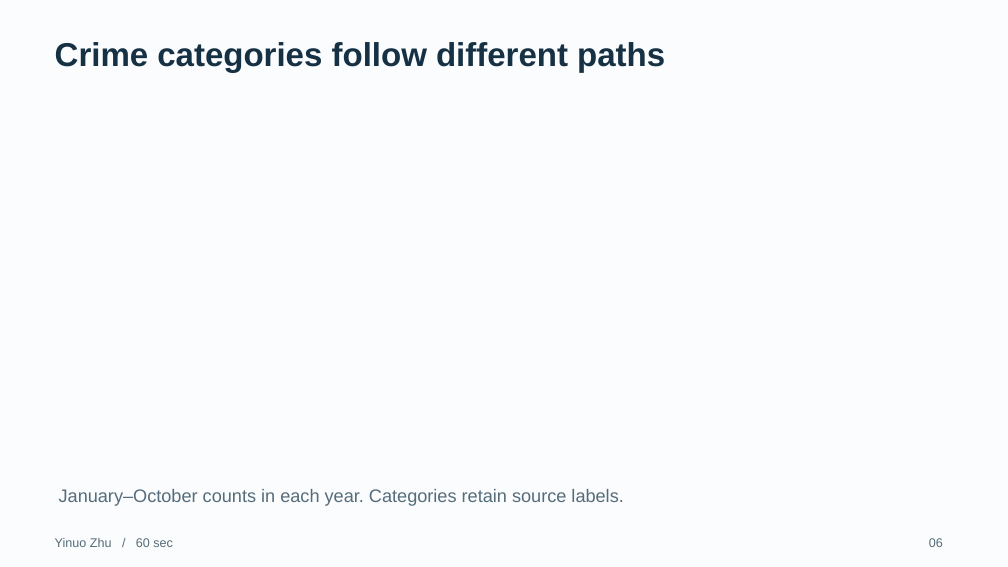
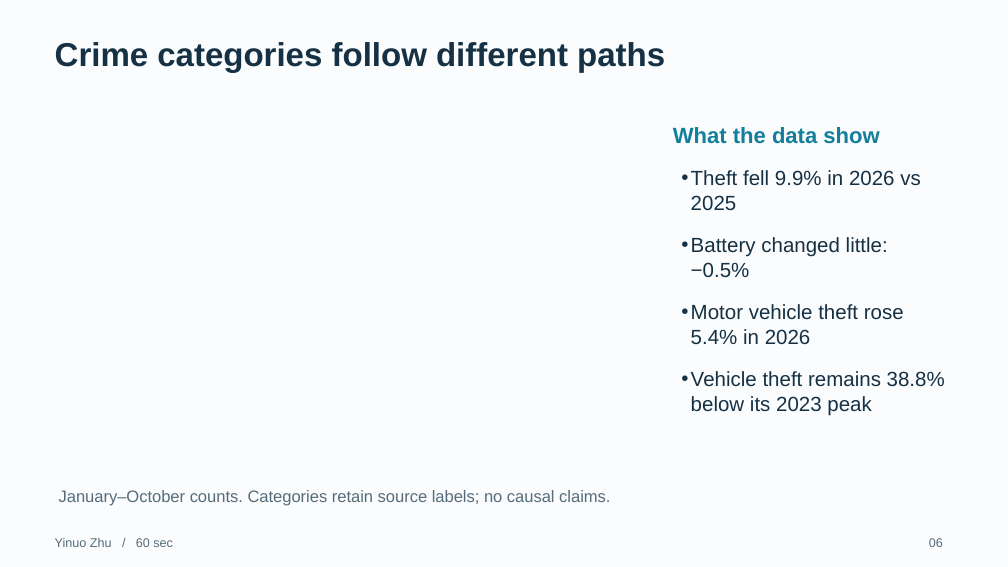
Before and after one commit to 1uf3n/Chicago-Crime-Analysis, a slide deck: slide 6 of presentation/Chicago_Crime_10_Minutes.pptx. Drawn at 1008x567 pixels with LibreOffice and Linux fonts; fonts in the diff are those of the drawing. Boxes give left, top, right and bottom in pixels: in the first picture for what was removed or moved away, otherwise in the second. Text is boxed around its words. In the diff, an @@ line names an element or a change of style, - is before the commit and + after.

```diff
--- a/presentation/Chicago_Crime_10_Minutes.pptx
+++ b/presentation/Chicago_Crime_10_Minutes.pptx
@@ text added at bbox=[673, 127, 879, 144], 21 pt, text #137F9B, bold @@
+What the data show
@@ text added at bbox=[691, 170, 945, 416], 19.5 pt, text #163044 @@
+• Theft fell 9.9% in 2026 vs 2025
+• Battery changed little: −0.5%
+• Motor vehicle theft rose 5.4% in 2026
+• Vehicle theft remains 38.8% below its 2023 peak
@@ text at bbox=[59, 490, 610, 506]: text changed; size 17.2 to 15.8 pt @@
-January–October counts in each year. Categories retain source labels.
+January–October counts. Categories retain source labels; no causal claims.
```
Also in this commit, not shown: 11 other slides changed.
